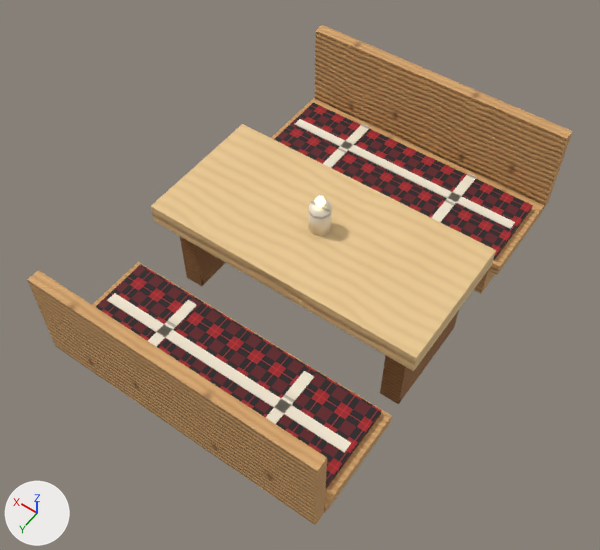
What one commit did to the glTF model cafe-chaos/game/public/models/table-ca-4.glb.
Both versions are drawn from a camera (50 mm lens) standing at (-0.0677, 0.1023, 0.1676) and looking at (0.0013, 0.0057, 0.0158). Every picture has the same lights, and +X, +Y and +Z are marked at lower left. The older version comes first. Where no turn or scale is listed for an object, it has been applied to the vertices.

Before the edit, the objects in view are built like this:
```python
me_benchbackstripes = bpy.data.meshes.new('BenchBackStripes')
me_benchbackstripes.from_pydata(...)  # a box spanning x -0.0173..-0.0148, y 0.0265..0.0455, z 0.0165..0.0167; a box spanning x 0.0148..0.0173, y 0.0265..0.0455, z 0.0165..0.0167; a box spanning x -0.032..0.032, y 0.0347..0.0372, z 0.0165..0.0167
me_benchbackstripes.materials.append(mat_cream)
me_benchfrontstripes = bpy.data.meshes.new('BenchFrontStripes')
me_benchfrontstripes.from_pydata(...)  # a box spanning x -0.0173..-0.0148, y -0.0455..-0.0265, z 0.0165..0.0167; a box spanning x 0.0148..0.0173, y -0.0455..-0.0265, z 0.0165..0.0167; a box spanning x -0.032..0.032, y -0.0372..-0.0347, z 0.0165..0.0167
me_benchfrontstripes.materials.append(mat_cream)
me_candle = bpy.data.meshes.new('Candle')
me_candle.from_pydata(...)  # an 8-sided cylinder along z spanning x -0.0025..0.0025, y -0.0025..0.0025, z 0.028..0.035
me_candle.materials.append(mat_cream)
me_top = bpy.data.meshes.new('Top')
me_top.from_pydata(...)  # a box spanning x -0.035..0.035, y -0.017..0.017, z 0.023..0.028
me_top.materials.append(mat_maple)
ob_benchbackstripes = bpy.data.objects.new('BenchBackStripes', me_benchbackstripes)
ob_benchbackstripes.location = (0.0, 0.0, 0.0)
ob_benchfrontstripes = bpy.data.objects.new('BenchFrontStripes', me_benchfrontstripes)
ob_benchfrontstripes.location = (0.0, 0.0, 0.0)
ob_candle = bpy.data.objects.new('Candle', me_candle)
ob_candle.location = (0.0, 0.0, 0.0)
ob_top = bpy.data.objects.new('Top', me_top)
ob_top.location = (0.0, 0.0, 0.0)
# also in view: 'BenchBackCushion' at (0.0, 0.035, 0.015); 'BenchFrontCushion' at (0.0, -0.035, 0.015); 'BenchFront' at (0.0, -0.0377, 0.0185); 'BenchBack' at (0.0, 0.0377, 0.0185); 'Legs' at (0.0, 0.0, 0.0115)
```
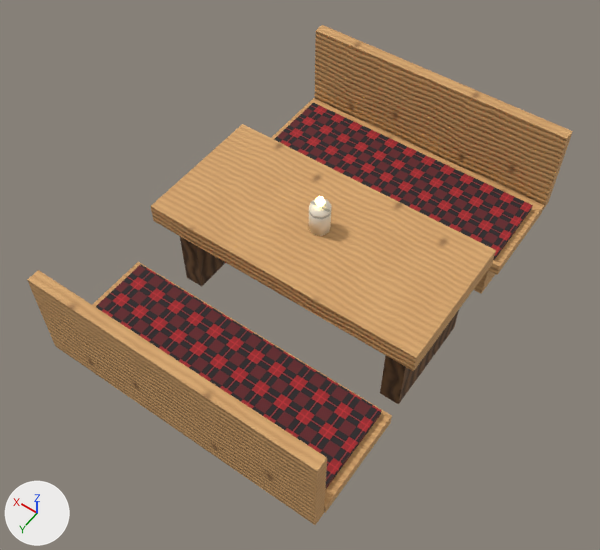
Boxes [x1, y1, x2, y2] around the edits, measured in the pictures (600 x 550 px):
'Top', recoloured: [151, 124, 496, 371] in both
'BenchBackStripes', deleted: before [107, 293, 351, 452]
'BenchFrontStripes', deleted: before [295, 119, 515, 229]

Patch to the scene script:
```diff
--- a/cafe-chaos/game/public/models/table-ca-4.glb.py
+++ b/cafe-chaos/game/public/models/table-ca-4.glb.py
@@ me_top @@
 me_top.from_pydata(...)  # 8 vertices, 12 faces; spans x -0.035..0.035, y -0.017..0.017, z 0.023..0.028
-me_top.materials.append(mat_maple)
+me_top.materials.append(mat_pine)
@@ ob_benchbackstripes @@
-ob_benchbackstripes = bpy.data.objects.new('BenchBackStripes', me_benchbackstripes)
-ob_benchbackstripes.location = (0.0, 0.0, 0.0)
@@ ob_benchfrontstripes @@
-ob_benchfrontstripes = bpy.data.objects.new('BenchFrontStripes', me_benchfrontstripes)
-ob_benchfrontstripes.location = (0.0, 0.0, 0.0)
```
